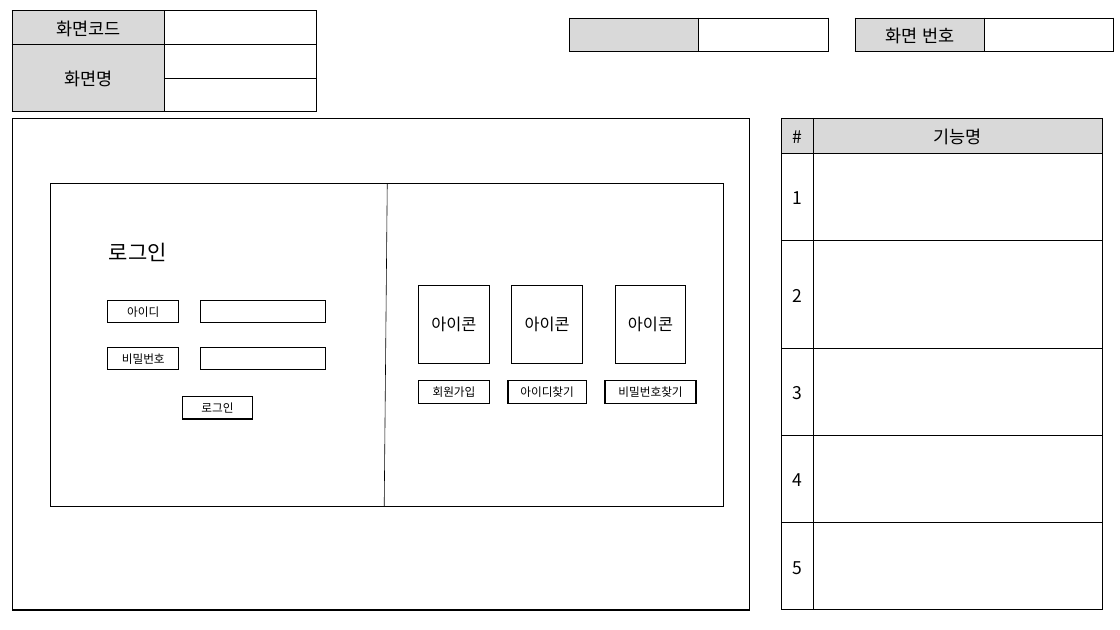
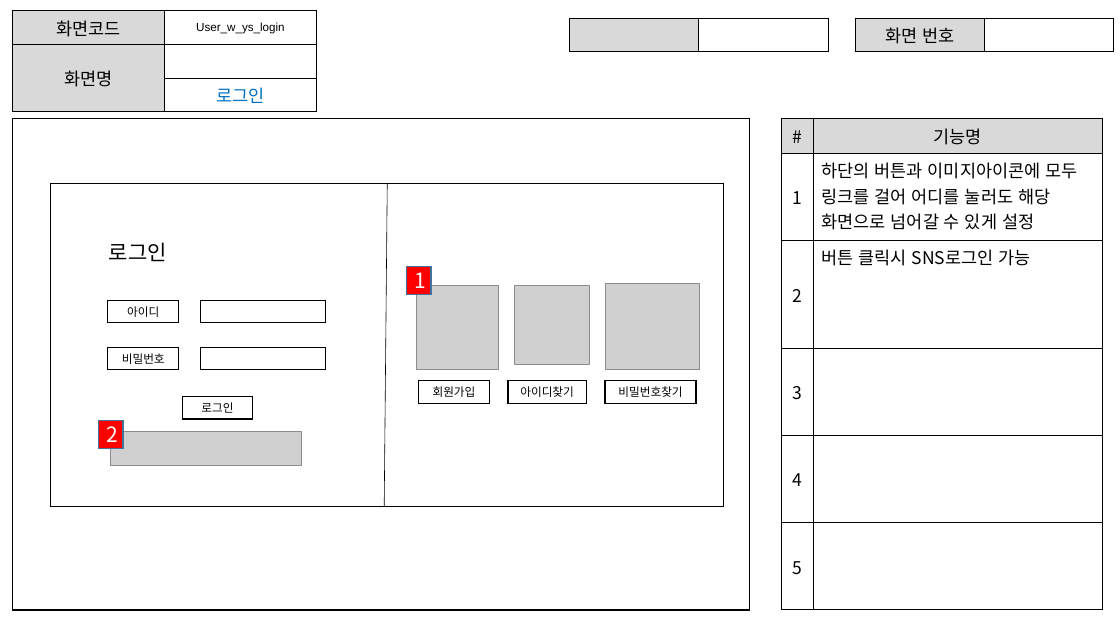
Before and after one commit to ezenteam2/EzenCrowdFunding, a slide deck: slide 4 of project03 화면설계서/project03 - 화면 설계서 - 용승.pptx (slide 3 before the commit). Drawn at 1120x630 pixels with LibreOffice and Linux fonts; fonts in the diff are those of the drawing; grey boxes stand for pictures. Boxes give left, top, right and bottom in pixels: in the first picture for what was removed or moved away, otherwise in the second. Text is boxed around its words. In the diff, an @@ line names an element or a change of style, - is before the commit and + after.

Commit message:
용승이 화면설계 진행중>3<

```diff
--- a/project03 화면설계서/project03 - 화면 설계서 - 용승.pptx
+++ b/project03 화면설계서/project03 - 화면 설계서 - 용승.pptx
@@ table at <box>12,11,316,107</box> @@
-row 1, column 2: 
+row 1, column 2: User_w_ys_login
-row 3, column 2: 
+row 3, column 2: 로그인
@@ table at <box>782,118,1102,610</box> @@
-row 2, column 2: 
+row 2, column 2: 하단의 버튼과 이미지아이콘에 모두 링크를 걸어 어디를 눌러도 해당 화면으로 넘어갈 수 있게 설정
-row 3, column 2: 
+row 3, column 2: 버튼 클릭시 SNS로그인 가능
@@ rectangle added at <box>407,266,432,295</box>, fill #FF0000, outline #43739E 1 pt, 18 pt, text #FFFFFF @@
+1
@@ picture added at <box>416,286,498,370</box> @@
@@ rectangle removed at <box>418,285,489,363</box> @@
-아이콘
@@ rectangle removed at <box>512,285,582,363</box> @@
-아이콘
@@ picture added at <box>515,286,591,365</box> @@
@@ picture added at <box>606,283,700,370</box> @@
@@ rectangle removed at <box>615,285,686,363</box> @@
-아이콘
@@ rectangle added at <box>98,420,124,449</box>, fill #FF0000, outline #43739E 1 pt, 18 pt, text #FFFFFF @@
+2
@@ picture added at <box>111,432,302,465</box> @@
```
Also in this commit, not shown: 1 other slide changed, 10 slides added, 2 other files.
